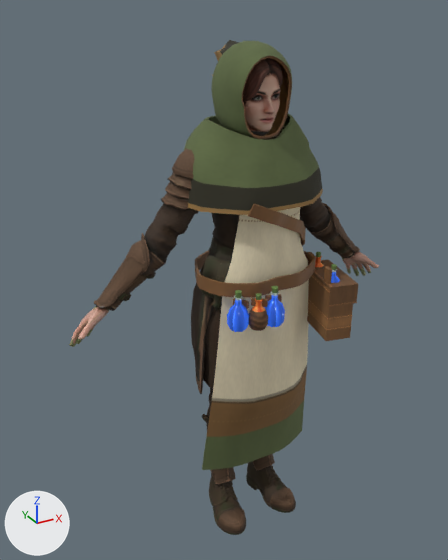
One commit to the glTF model assets_src/npcs/npc_potion_esik.glb: the scene before it, then after it.
Before and after are seen from a camera (50 mm lens) standing at (-1.035, -1.708, 1.842) and looking at (-0.07, 0.046, 0.965). The lights are fixed; the arrows at lower left show +X, +Y and +Z. The first picture is the older version. Vertices at exactly the same position are counted once.

The first picture shows 'body'.
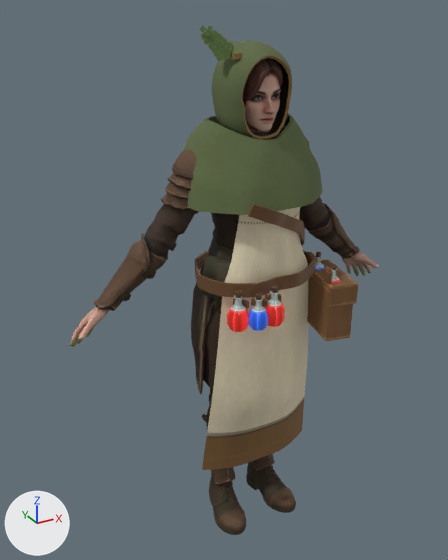
What differs and where, as boxes [x1, y1, x2, y2] in the pictures (448 x 560 px; the box of a moved part takes in the faces that stretch with it):
'body', reshaped: before [69, 40, 379, 535]; after [69, 26, 379, 535]
part 1 of me_body, added: after [231, 53, 242, 59]
part 2 of me_body, moved or reshaped: before [98, 114, 358, 385]; after [98, 26, 351, 385]
part 3 of me_body, surface changed: [184, 40, 358, 470] in both

Patch to the scene script:
```diff
--- a/assets_src/npcs/npc_potion_esik.glb.py
+++ b/assets_src/npcs/npc_potion_esik.glb.py
@@ me_body @@
 # used by ob_body; location = (0.0, 0.0, 0.0)
-me_body.from_pydata(...)  # 14938 vertices, 29836 faces; spans x -0.63..0.63, y -0.29..0.23, z -0.01..1.75
+me_body.from_pydata(...)  # 14934 vertices, 29680 faces; spans x -0.63..0.63, y -0.29..0.23, z -0.01..1.8
+# me_body part 1: a new loose piece, a box spanning x -0.102..-0.08, y -0.077..-0.055, z 1.706..1.722, in mat_npc_potion_esik_skin
+# me_body part 2: 190 vertices moved from x -0.49..0.42, y -0.26..0.2, z 0.56..1.67 to x -0.49..0.42, y -0.26..0.21, z 0.56..1.67; 744 vertices removed from x -0.5..0.49, y -0.28..0.2, z 0.56..1.67; 724 vertices added at x -0.49..0.46, y -0.28..0.2, z 0.56..1.8
+# me_body part 3: 3355 kept faces spanning x -0.25..0.3, y -0.29..0.23, z 0.28..1.75 get new texture (UV) coordinates
+# other edits to the shape of me_body do not show in these pictures
 me_body.materials.append(mat_npc_potion_esik_skin)
```
